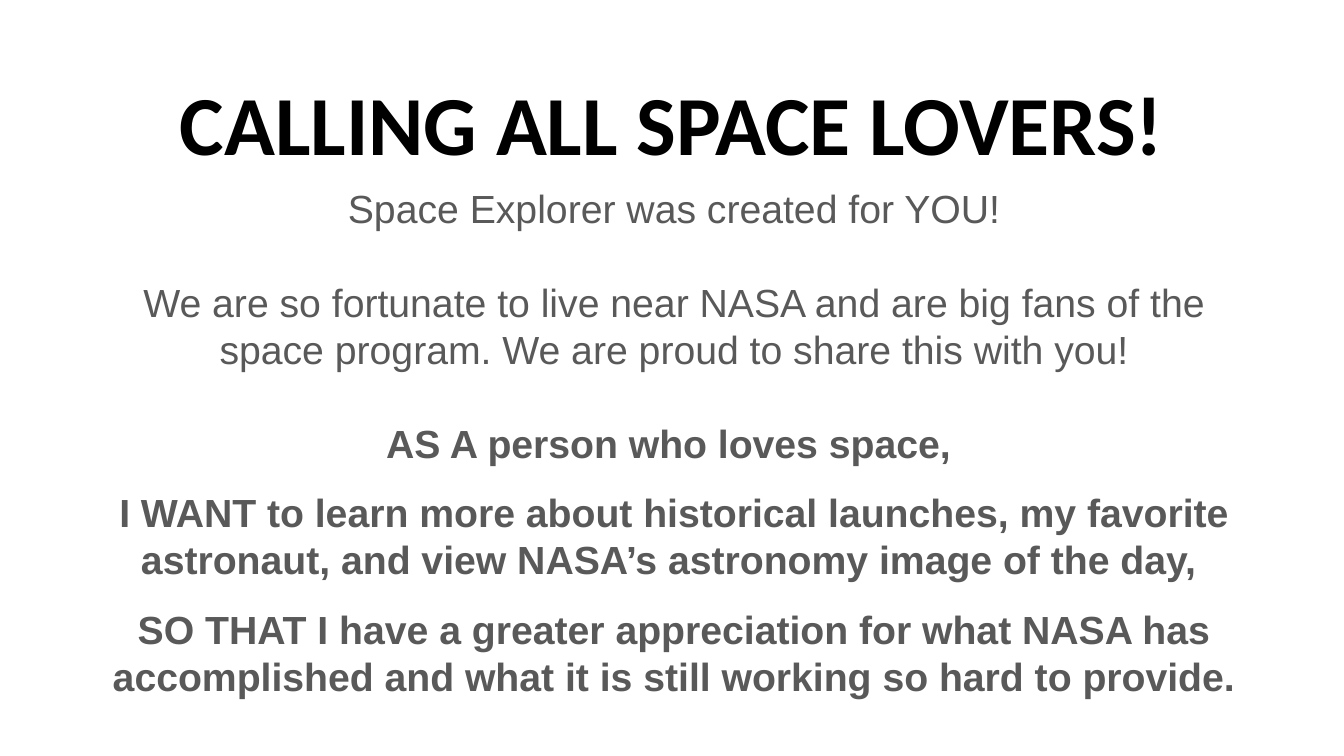
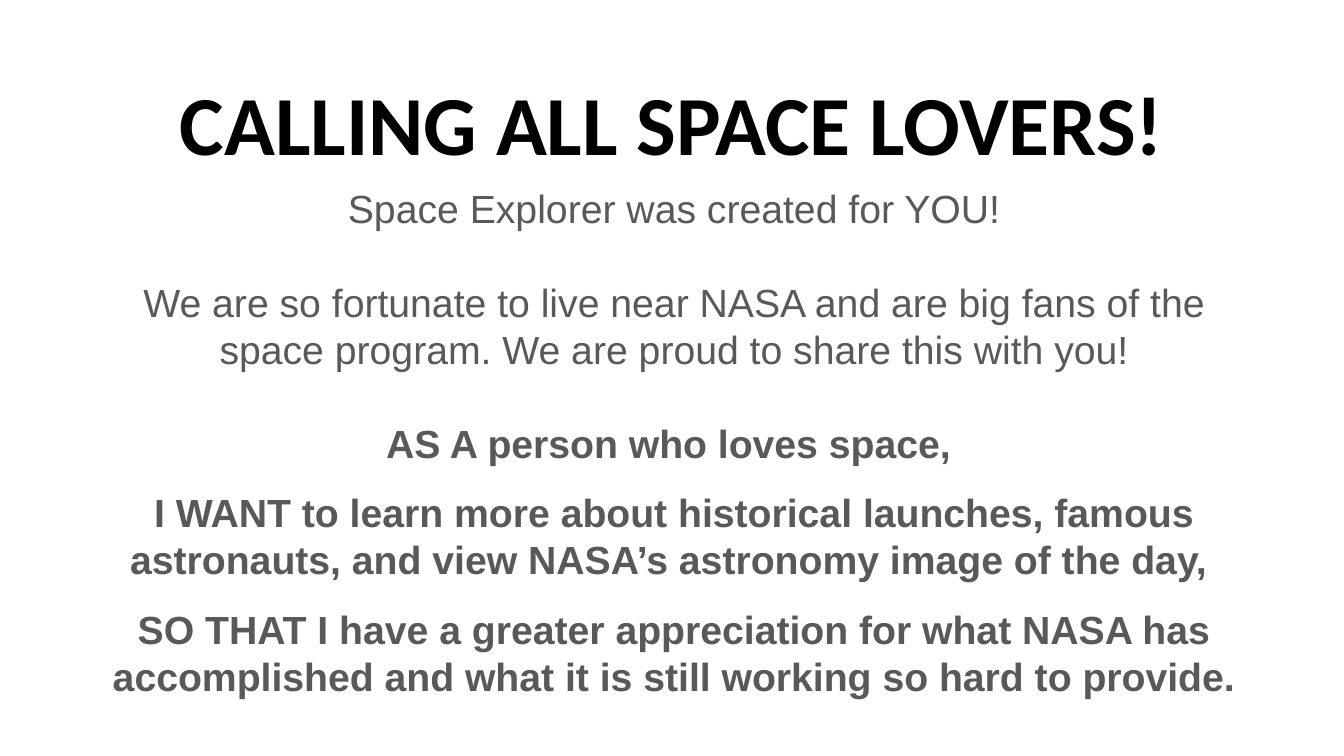
Before and after one commit to jamwil1226/quickvibes, a slide deck: slide 3 of Space Explorer Group Presentation.pptx (slide 4 before the commit). Drawn at 1344x756 pixels with LibreOffice and Linux fonts; fonts in the diff are those of the drawing. Boxes give left, top, right and bottom in pixels: in the first picture for what was removed or moved away, otherwise in the second. Text is boxed around its words. In the diff, an @@ line names an element or a change of style, - is before the commit and + after.

```diff
--- a/Space Explorer Group Presentation.pptx
+++ b/Space Explorer Group Presentation.pptx
@@ subtitle at (130, 498, 1206, 583): text changed @@
-I WANT to learn more about historical launches, my favorite astronaut, and view NASA’s astronomy image of the day,
+I WANT to learn more about historical launches, famous astronauts, and view NASA’s astronomy image of the day,
```
Also in this commit, not shown: 5 other slides changed.
